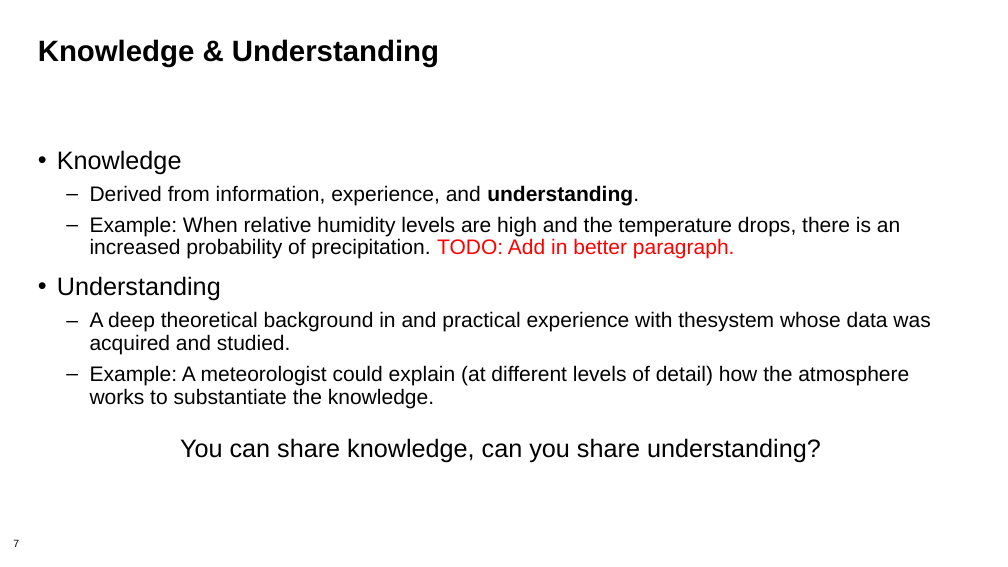
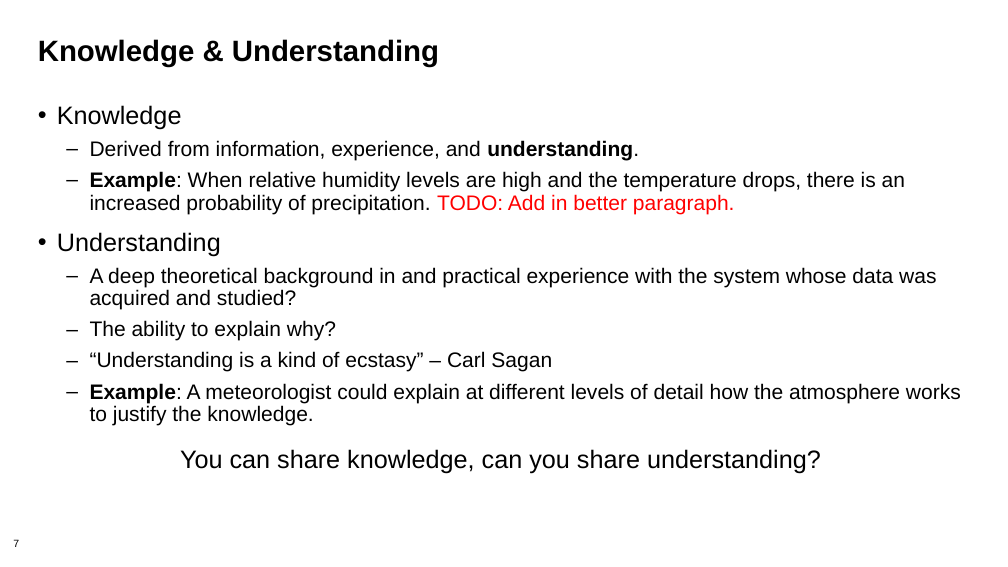
Before and after one commit to bssw-tutorial/presentations, a slide deck: slide 7 of lab-notebooks.pptx. Drawn at 1008x567 pixels with LibreOffice and Linux fonts; fonts in the diff are those of the drawing; background and template pictures are left out. Boxes give left, top, right and bottom in pixels: in the first picture for what was removed or moved away, otherwise in the second. Text is boxed around its words. In the diff, an @@ line names an element or a change of style, - is before the commit and + after.

```diff
--- a/lab-notebooks.pptx
+++ b/lab-notebooks.pptx
@@ text "Knowledge": place and size @@
-text "Knowledge" at <box>57,150,930,408</box>
+text "Knowledge" at <box>57,105,961,426</box>
@@ text at <box>90,171,905,214</box>: bold on in "Example:" @@
@@ text at <box>90,267,961,426</box>: text changed @@
-  – A deep theoretical background in and practical experience with thesystem whose data was acquired and studied.
-  – Example: A meteorologist could explain (at different levels of detail) how the atmosphere works to substantiate the knowledge.
+  – A deep theoretical background in and practical experience with the system whose data was acquired and studied?
+  – The ability to explain why?
+  – “Understanding is a kind of ecstasy” – Carl Sagan
+  – Example: A meteorologist could explain at different levels of detail how the atmosphere works to justify the knowledge.
@@ text "You can share knowledge, can ...": place and size @@
-text "You can share knowledge, can ..." at <box>180,438,821,463</box>
+text "You can share knowledge, can ..." at <box>180,449,821,474</box>
```
Also in this commit, not shown: 4 other slides changed, 1 slide added, 1 slide removed.
